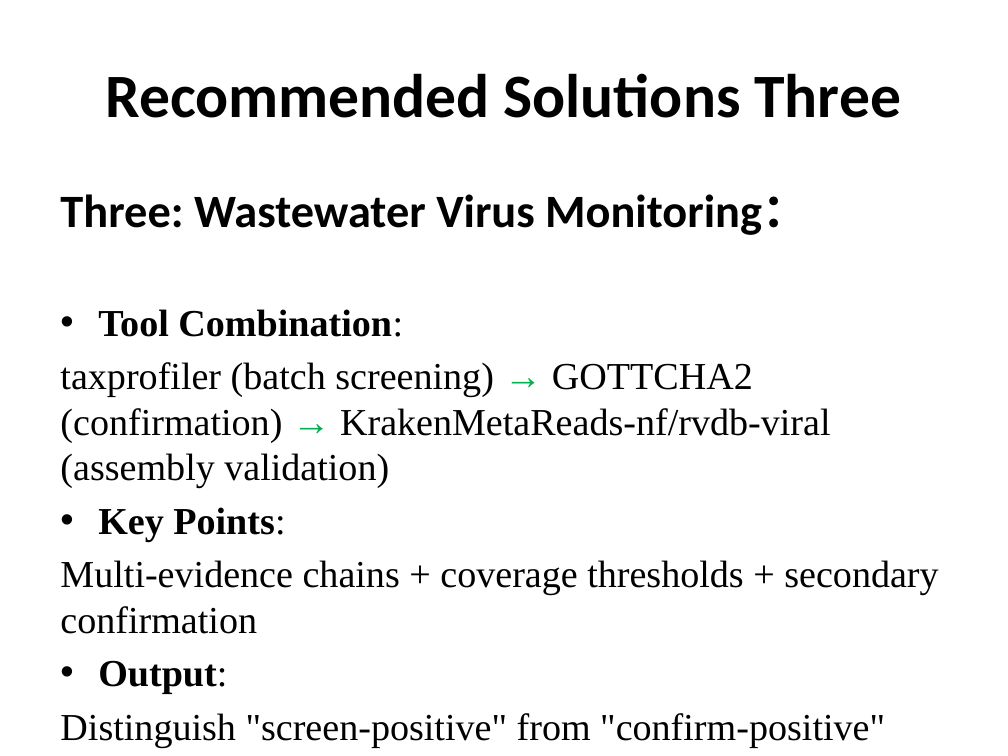
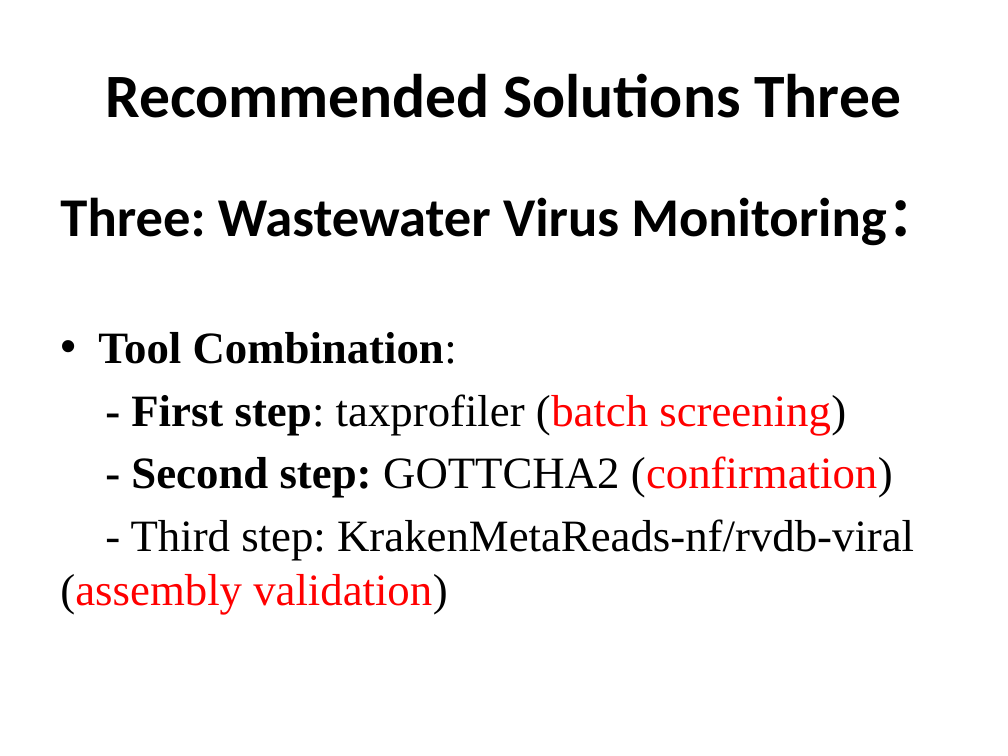
Before and after one commit to pengsihua2023/Metagenomic-Viral-Detection-Tool-Assessment, a slide deck: slide 25 of Wastewater Metagenomic Viral Detection Tool Assessment-1218.pptx. Drawn at 1008x756 pixels with LibreOffice and Linux fonts; fonts in the diff are those of the drawing. Boxes give left, top, right and bottom in pixels: in the first picture for what was removed or moved away, otherwise in the second. Text is boxed around its words. In the diff, an @@ line names an element or a change of style, - is before the commit and + after.

```diff
--- a/Wastewater Metagenomic Viral Detection Tool Assessment-1218.pptx
+++ b/Wastewater Metagenomic Viral Detection Tool Assessment-1218.pptx
@@ text at [60, 197, 941, 364]: size 33.1 to 39 pt in "Three: Wastewater Virus Monitoring："; size 27.2 to 32 pt in "Tool Combination:"; more space between paragraphs @@
@@ text at [60, 394, 914, 615]: text changed; size 27.2 to 32 pt @@
-taxprofiler (batch screening) → GOTTCHA2 (confirmation) → KrakenMetaReads-nf/rvdb-viral (assembly validation)
-• Key Points:
-Multi-evidence chains + coverage thresholds + secondary confirmation
-• Output:
-Distinguish "screen-positive" from "confirm-positive"
+- First step: taxprofiler (batch screening)
+- Second step: GOTTCHA2 (confirmation)
+- Third step: KrakenMetaReads-nf/rvdb-viral (assembly validation)
```
Also in this commit, not shown: 15 other slides changed.
